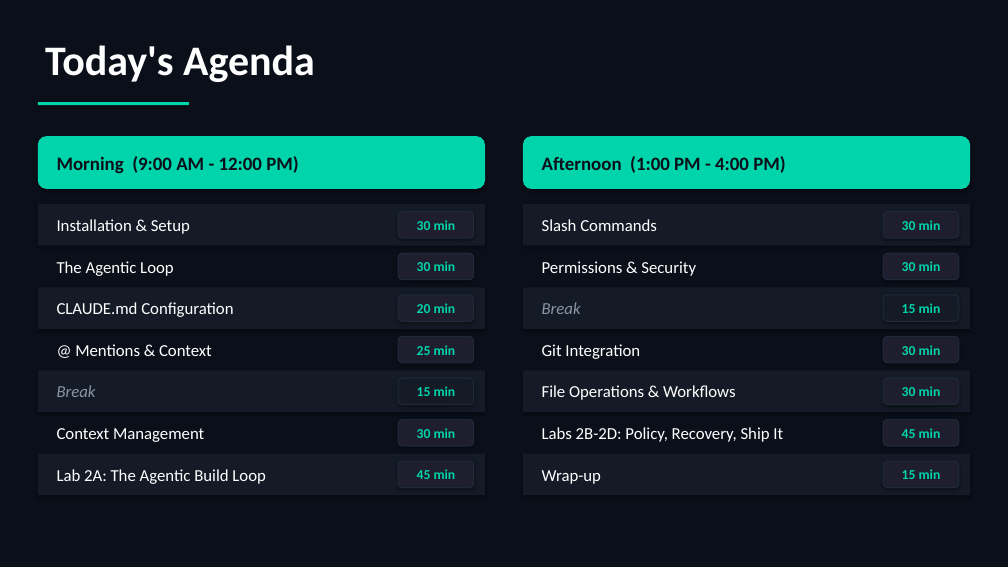
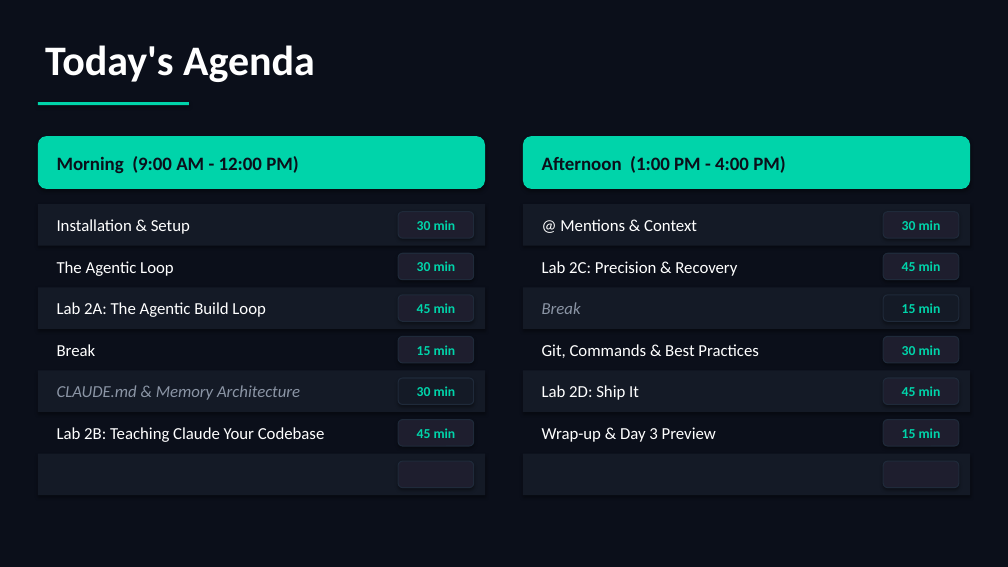
Before and after one commit to scottrhay/AIA-ClaudeCopilot, a slide deck: slide 2 of slides/Day2_Claude_Code_Fundamentals.pptx. Drawn at 1008x567 pixels with LibreOffice and Linux fonts; fonts in the diff are those of the drawing. Boxes give left, top, right and bottom in pixels: in the first picture for what was removed or moved away, otherwise in the second. Text is boxed around its words. In the diff, an @@ line names an element or a change of style, - is before the commit and + after.

Commit message:
feat: agenda slide interleaved with labs + Claude Code Quick Reference handout

```diff
--- a/slides/Day2_Claude_Code_Fundamentals.pptx
+++ b/slides/Day2_Claude_Code_Fundamentals.pptx
@@ text at box(560, 219, 697, 231): text changed @@
-Slash Commands
+@ Mentions & Context
@@ text at box(542, 261, 737, 276): text changed @@
-Permissions & Security
+Lab 2C: Precision & Recovery
@@ text at box(902, 261, 941, 271): text changed @@
-30 min
+45 min
@@ text "Break": place and size @@
-text "Break" at box(57, 385, 96, 397)
+text "Break" at box(57, 344, 96, 356)
@@ text "Break" at box(57, 344, 96, 356): text colour #8B95A5 to #FFFFFF, italic off @@
@@ text at box(57, 302, 266, 317): text changed @@
-CLAUDE.md Configuration
+Lab 2A: The Agentic Build Loop
@@ text at box(417, 303, 456, 313): text changed @@
-20 min
+45 min
@@ text removed at box(75, 344, 212, 356) @@
-@ Mentions & Context
@@ text at box(417, 345, 456, 355): text changed @@
-25 min
+15 min
@@ text at box(542, 344, 759, 358): text changed @@
-Git Integration
+Git, Commands & Best Practices
@@ text added at box(57, 385, 300, 400), 16 pt, text #8B95A5, italic @@
+CLAUDE.md & Memory Architecture
@@ text at box(417, 386, 456, 396): text changed @@
-15 min
+30 min
@@ text at box(542, 385, 639, 400): text changed @@
-File Operations & Workflows
+Lab 2D: Ship It
@@ text at box(902, 386, 941, 396): text changed @@
-30 min
+45 min
@@ text at box(57, 427, 325, 442): text changed @@
-Context Management
+Lab 2B: Teaching Claude Your Codebase
@@ text at box(417, 428, 456, 438): text changed @@
-30 min
+45 min
@@ text at box(542, 427, 716, 442): text changed @@
-Labs 2B-2D: Policy, Recovery, Ship It
+Wrap-up & Day 3 Preview
@@ text at box(902, 428, 941, 438): text changed @@
-45 min
+15 min
@@ text removed at box(57, 469, 266, 484) @@
-Lab 2A: The Agentic Build Loop
@@ text removed at box(417, 469, 456, 479) @@
-45 min
@@ text removed at box(542, 470, 601, 484) @@
-Wrap-up
@@ text removed at box(902, 469, 941, 479) @@
-15 min
```
Also in this commit, not shown: 1 other file.
